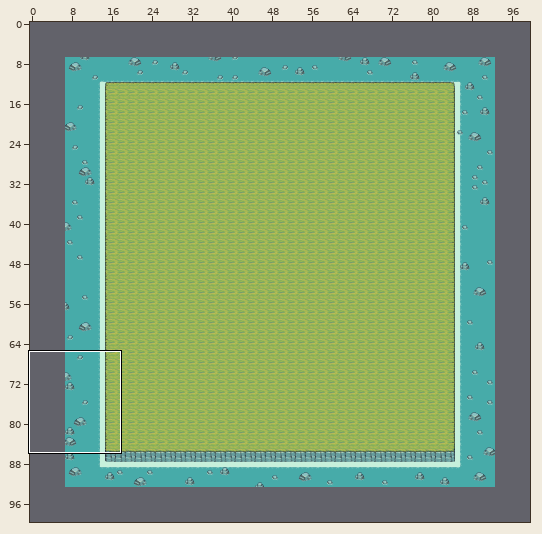
An edit to a level. Tiled map, assets/maps/ProvisionalMap.tmx. Above: a wide view before the commit, with the close-up outlined.
Close-up. The starting point:
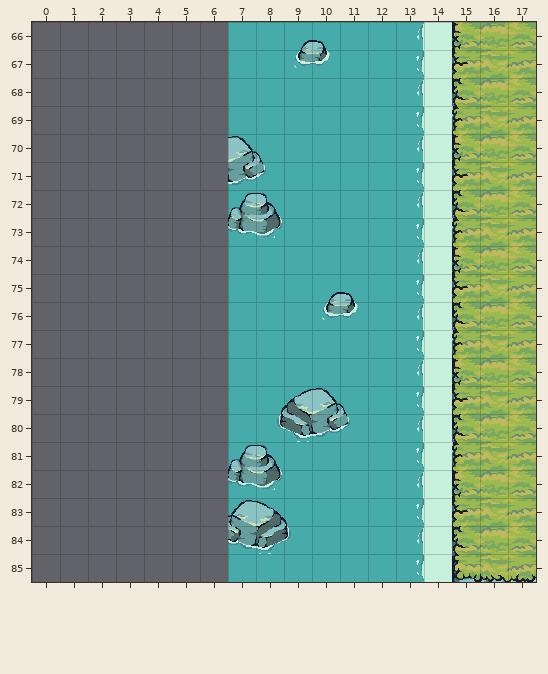
Cells are 32x32 px. Shown: x 0..17, y 66..85. The commit also changed other parts of the map, which this record leaves out. The old version is drawn lined up with the new one.
The result:
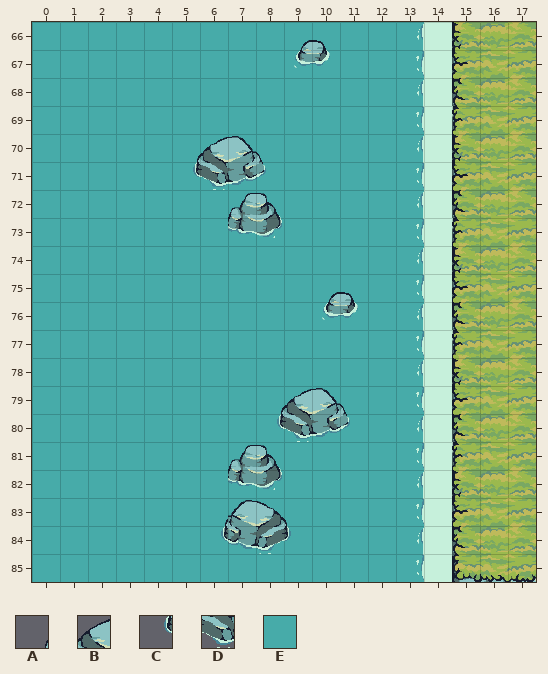
Key: from "Rocks_04": A 32, B 33, C 64, D 65; from "water": E 0.
_ is an empty cell.
Change:
{"change": "map size 86x86 -> 100x100 cells (old content now starts at 7,7; both pictures use the new coordinates)"}
{"where": "layer \"Capa de patrones 1\""}
{"y":66,"x":0,"old":"_______","new":"EEEEEEE"}
{"y":67,"x":0,"old":"_______","new":"EEEEEEE"}
{"y":68,"x":0,"old":"_______","new":"EEEEEEE"}
{"y":69,"x":0,"old":"_______","new":"EEEEEEE"}
{"y":70,"x":0,"old":"_______","new":"EEEEEEE"}
{"y":71,"x":0,"old":"_______","new":"EEEEEEE"}
{"y":72,"x":0,"old":"_______","new":"EEEEEEE"}
{"y":73,"x":0,"old":"_______","new":"EEEEEEE"}
{"y":74,"x":0,"old":"_______","new":"EEEEEEE"}
{"y":75,"x":0,"old":"_______","new":"EEEEEEE"}
{"y":76,"x":0,"old":"_______","new":"EEEEEEE"}
{"y":77,"x":0,"old":"_______","new":"EEEEEEE"}
{"y":78,"x":0,"old":"_______","new":"EEEEEEE"}
{"y":79,"x":0,"old":"_______","new":"EEEEEEE"}
{"y":80,"x":0,"old":"_______","new":"EEEEEEE"}
{"y":81,"x":0,"old":"_______","new":"EEEEEEE"}
{"y":82,"x":0,"old":"_______","new":"EEEEEEE"}
{"y":83,"x":0,"old":"_______","new":"EEEEEEE"}
{"y":84,"x":0,"old":"_______","new":"EEEEEEE"}
{"y":85,"x":0,"old":"_______","new":"EEEEEEE"}
{"where": "layer \"rocas\""}
{"y":70,"x":5,"old":"__","new":"AB"}
{"y":71,"x":5,"old":"__","new":"CD"}
{"y":83,"x":6,"old":"_","new":"A"}
{"y":84,"x":6,"old":"_","new":"C"}
{"label":"added","picture_box":[32,22,228,582]}
